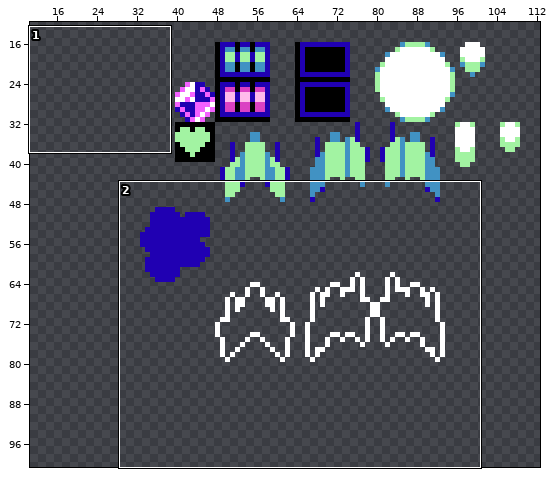
Edited in one commit: sprite sheet (SRiddensdale_VerticalShooter/Assets/Sprites/sheet01.png). The first picture is a wide view before the edit; the outline marks the close-up.
Close-up. As it was:
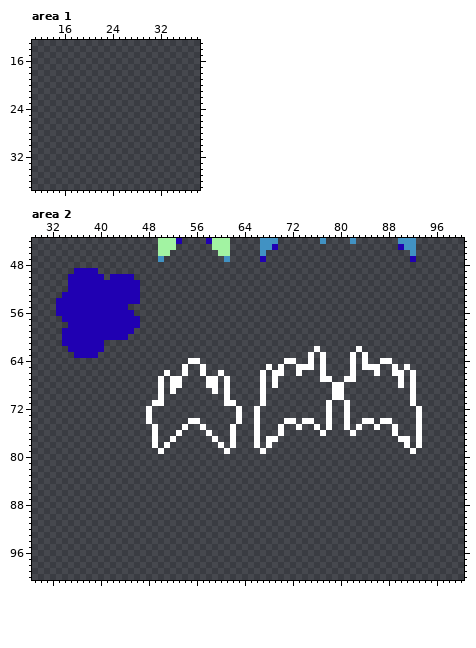
The file is 128x128 pixels. Shown: area 1: x 11..38, y 13..37; area 2: x 29..100, y 44..100. The wide view leaves out empty margins.
Once edited:
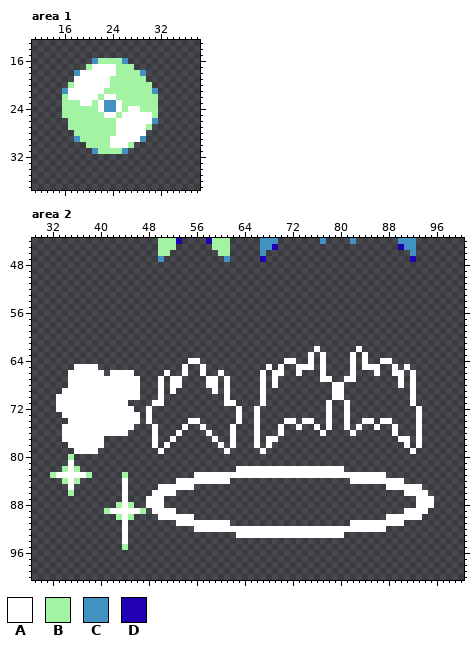
Palette (. is transparent): A #ffffff  B #a2f3a2  C #4192c3  D #2000b2
Difference:
Area 1:
Colour A now appears in row 17 at x 21 to 24; in row 18 at x 19 to 24; in rows 19 to 20 at x 18 to 23; in row 21 at x 17 to 22; in row 22 at x 17 to 21 and 23 to 24; in row 23 at x 19 to 20, 22 and 25.
Colour A now appears in row 24 at x 22, 25 and 27 to 28; in row 25 at x 23 to 24 and 26 to 30; in row 26 at x 25 to 30; in rows 27 to 28 at x 25 to 29; in row 29 at x 24 to 28; in row 30 at x 24 to 26.
Colour B now appears in row 16 at x 22 to 25; in row 17 at x 20 and 25 to 27; in row 18 at x 25 to 28; in row 19 at x 24 to 29; in row 20 at x 17 and 24 to 30; in row 21 at x 23 to 30.
Colour B now appears in row 22 at x 16, 22 and 25 to 31; in row 23 at x 16 to 18, 21 and 26 to 31; in row 24 at x 16 to 21, 26 and 29 to 31; in row 25 at x 16 to 22, 25 and 31; in row 26 at x 17 to 24; in row 27 at x 17 to 24 and 30.
Colour B now appears in row 28 at x 18 to 24; in row 29 at x 19 to 23; in row 30 at x 20 to 23 and 27; in row 31 at x 22 to 25.
Colour C now appears in row 16 at x 21 and 26; in row 18 at x 18 and 29; in row 21 at x 16 and 31; in rows 23 to 24 at x 23 to 24; in row 26 at x 31; in row 29 at x 18 and 29.
Colour C now appears in row 31 at x 21 and 26.
Area 2:
Colour A now appears in row 65 at x 36 to 39; in row 66 at x 35 to 40 and 42 to 45; in rows 67 to 68 at x 35 to 46; in row 69 at x 34 to 46; in row 70 at x 33 to 46; in row 71 at x 33 to 44.
Colour A now appears in row 72 at x 33 to 45; in row 73 at x 34 to 46; in row 74 at x 35 to 46; in row 75 at x 34 to 45; in row 76 at x 34 to 44; in row 77 at x 34 to 40.
Colour A now appears in row 78 at x 35 to 40; in row 79 at x 36 to 39; in row 81 at x 35; in row 82 at x 35 and 63 to 80; in row 83 at x 33 to 37 and 56 to 87; in row 84 at x 35, 44, 53 to 61 and 82 to 90.
Colour A now appears in row 85 at x 35, 44, 50 to 55 and 88 to 93; in row 86 at x 44, 49 to 52 and 91 to 94; in rows 87 to 88 at x 44, 48 to 50 and 93 to 95; in row 89 at x 42 to 46, 49 to 52 and 91 to 94; in row 90 at x 44, 50 to 55 and 88 to 93; in row 91 at x 44, 53 to 61 and 82 to 90.
Colour A now appears in row 92 at x 44 and 56 to 87; in row 93 at x 44 and 63 to 80; in row 94 at x 44.
Colour B now appears in row 80 at x 35; in row 82 at x 34 and 36; in row 83 at x 32, 38 and 44; in row 84 at x 34 and 36; in row 86 at x 35; in row 88 at x 43 and 45.
Colour B now appears in row 89 at x 41 and 47; in row 90 at x 43 and 45; in row 95 at x 44.
Colour D is gone in row 49 at x 36 to 39; in row 50 at x 35 to 40 and 42 to 45; in rows 51 to 52 at x 35 to 46; in row 53 at x 34 to 46; in row 54 at x 33 to 46; in row 55 at x 33 to 44.
Colour D is gone in row 56 at x 33 to 45; in row 57 at x 34 to 46; in row 58 at x 35 to 46; in row 59 at x 34 to 45; in row 60 at x 34 to 44; in row 61 at x 34 to 40.
Colour D is gone in row 62 at x 35 to 40; in row 63 at x 36 to 39.
